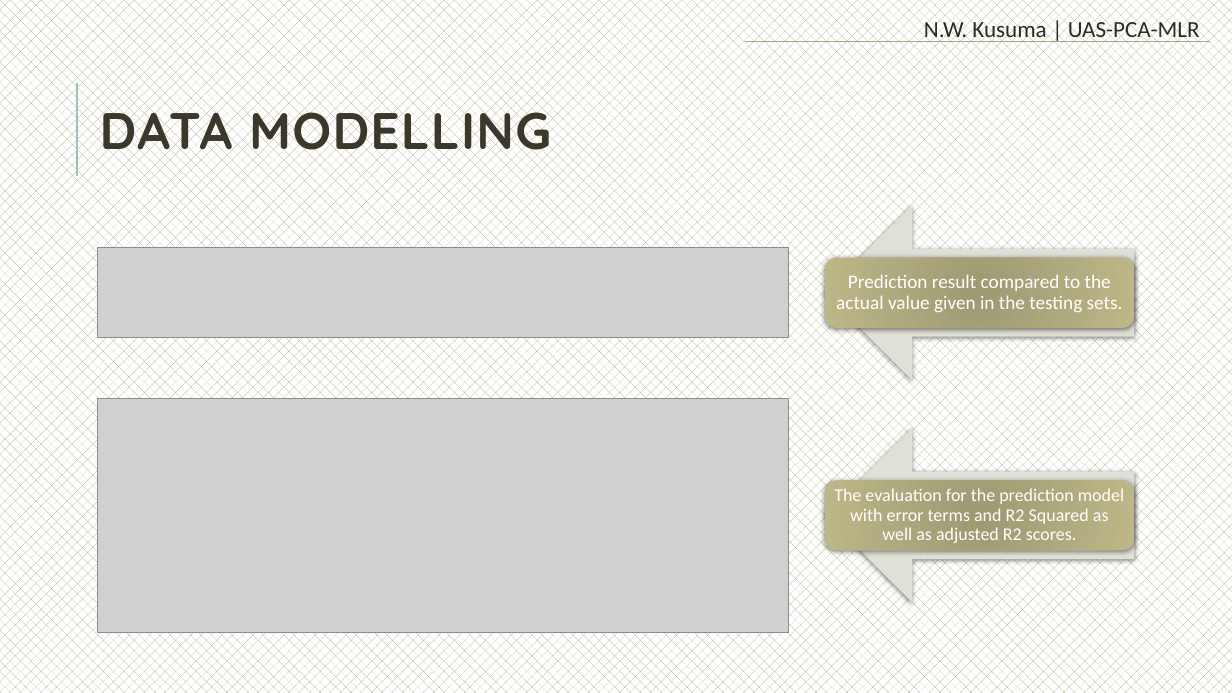
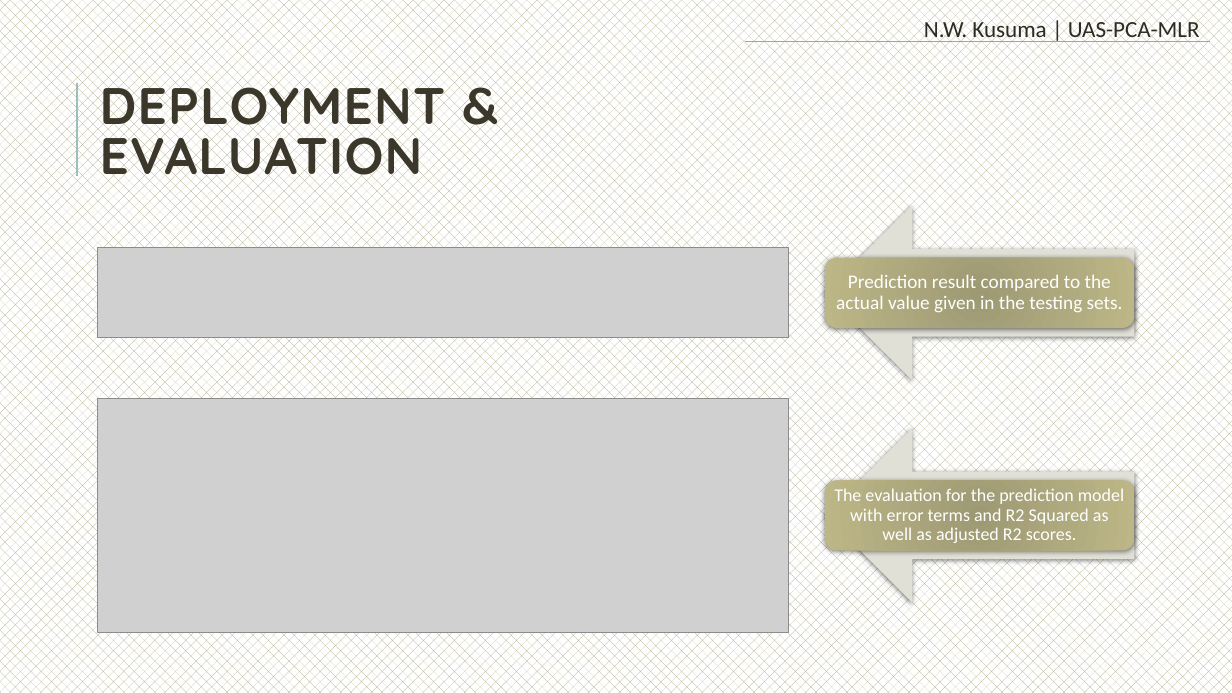
Before and after one commit to nw-kusuma/Big-Data-Class, a slide deck: slide 9 of BD00-UAS/decks/UAS-PCA_MLR-Nanang_Wijaya_Kusuma.pptx. Drawn at 1232x693 pixels with LibreOffice and Linux fonts; fonts in the diff are those of the drawing; grey boxes stand for pictures. Boxes give left, top, right and bottom in pixels: in the first picture for what was removed or moved away, otherwise in the second. Text is boxed around its words. In the diff, an @@ line names an element or a change of style, - is before the commit and + after.

```diff
--- a/BD00-UAS/decks/UAS-PCA_MLR-Nanang_Wijaya_Kusuma.pptx
+++ b/BD00-UAS/decks/UAS-PCA_MLR-Nanang_Wijaya_Kusuma.pptx
@@ text at box(100, 71, 446, 187): text changed @@
-DATA MODELLING
+DEPLOYMENT & EVALUATION
```
